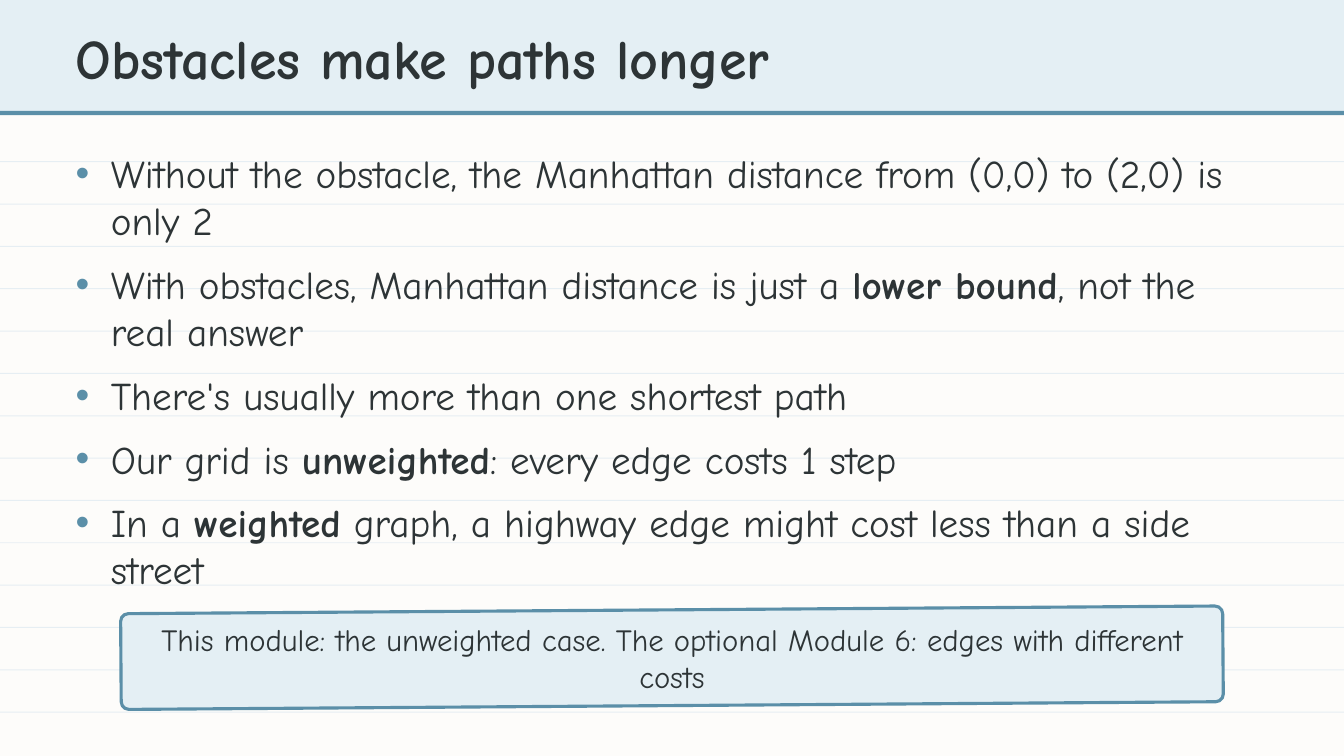
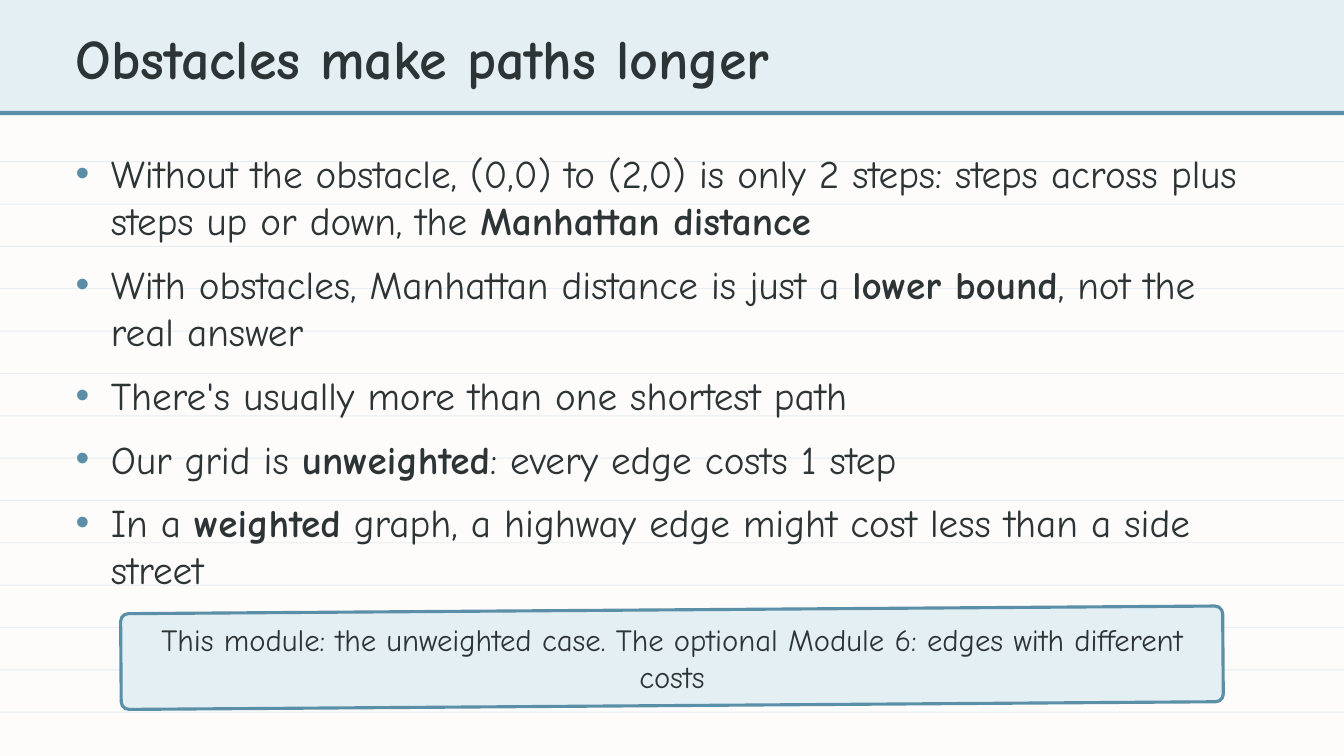
Before and after one commit to bradamiller/LearningPython, a slide deck: slide 14 of static/slides/module-05-pathfinding/module-5-lesson-01-grid-as-a-graph.pptx. Drawn at 1344x756 pixels with LibreOffice and Linux fonts; fonts in the diff are those of the drawing. Boxes give left, top, right and bottom in pixels: in the first picture for what was removed or moved away, otherwise in the second. Text is boxed around its words. In the diff, an @@ line names an element or a change of style, - is before the commit and + after.

```diff
--- a/static/slides/module-05-pathfinding/module-5-lesson-01-grid-as-a-graph.pptx
+++ b/static/slides/module-05-pathfinding/module-5-lesson-01-grid-as-a-graph.pptx
@@ text at (111,157,1237,243): text changed @@
-• Without the obstacle, the Manhattan distance from (0,0) to (2,0) is only 2
+• Without the obstacle, (0,0) to (2,0) is only 2 steps: steps across plus steps up or down, the Manhattan distance
```
Also in this commit, not shown: 19 other files.
